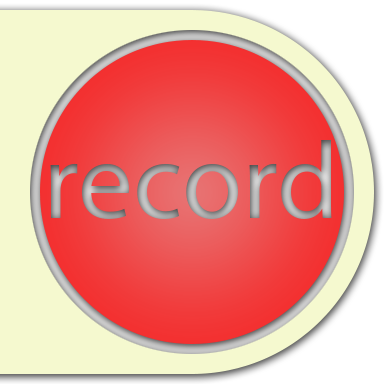
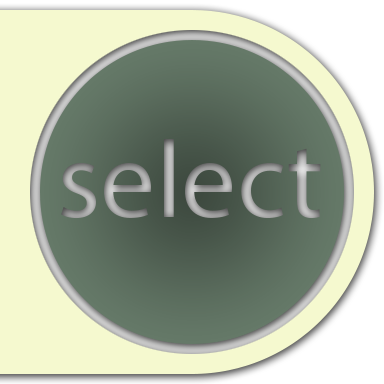
Comparing the layer stacks of the two 384 x 384 images. Changes:
hid group "record" (1st of 2) (9 layers) over [40, 40, 344, 344]
hid group "up" (1st of 4, in "record" › "button") (2 layers) over [40, 40, 344, 344]
showed group "select" (1st of 2) (9 layers) over [40, 40, 344, 344]
showed group "down" (3rd of 4, in "select" › "button") (2 layers) over [40, 40, 344, 344]
